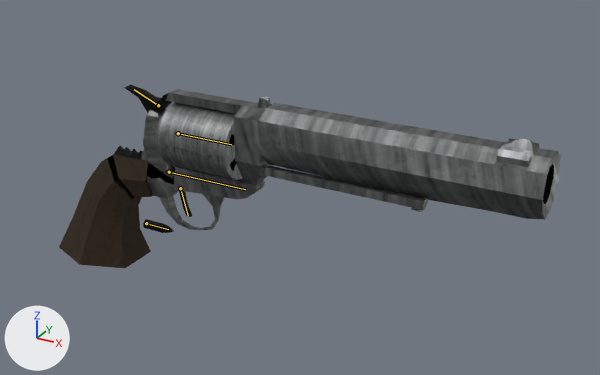
The Blender file game/assets/wip/big_revolver.blend, before and after one commit.
Rendered twice from a 50 mm lens placed at (3.46, -5.7, 4.86), pointed at (0.1, 0.4, 1.8). Every picture has the same lights, and +X, +Y and +Z are marked at lower left. The bones that bend it are drawn over the model as lines.

Objects in the first picture: 'bullet', 'cylinder', 'revolver_body', 'revolver_hammer', 'trigger'.
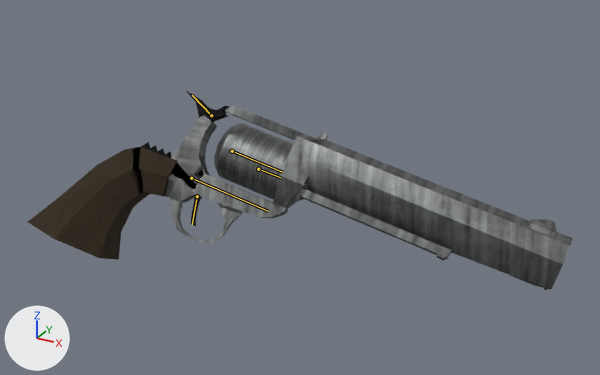
The newer file adds an action. The first version stands in its rest pose; the second is drawn at frame 4 of the action 'Reload_end'.

Location of each change, (x1, y1, x2, y2) in pixels of the pictures (600 x 375 px):
'revolver_body', posed (9% wider)
    before: (59, 89, 561, 268)
    after: (28, 105, 573, 290)
'cylinder', posed (8% narrower)
    before: (156, 102, 242, 180)
    after: (214, 123, 293, 200)
'revolver_hammer', posed
    before: (124, 85, 172, 113)
    after: (186, 91, 229, 122)
'trigger', posed
    before: (179, 190, 192, 217)
    after: (191, 195, 202, 226)
'bullet', posed (not visible afterwards)
    before: (143, 219, 174, 233)
bone 'gun_body', root to tip
    before: (169, 172) to (245, 189)
    after: (191, 178) to (268, 211)
bone 'cylinder', root to tip
    before: (178, 133) to (231, 144)
    after: (232, 151) to (282, 172)
bone 'bullet', root to tip
    before: (146, 223) to (168, 229)
    after: (258, 169) to (280, 177)

The edits, one by one:
Bone 'gun_body' (bone_gun_body) moves from (0.0, 0.0, 0.0) to (-0.327, 0.014, -0.182).
Bone 'gun_body' (bone_gun_body) turns from (0, 0, 0) to (-16, -29, 13) degrees about its own x, y and z.
Bone 'cylinder' (bone_cylinder) moves from (0.0, 0.0, 0.0) to (0.0, 0.0, 0.377).
Bone 'bullet' (bone_bullet) moves from (0.0, 0.0, 0.0) to (0.13, 0.382, 1.341).
Bone 'bullet' (bone_bullet) turns from (0, 0, 0) to (6, -31, 11) degrees about its own x, y and z.
